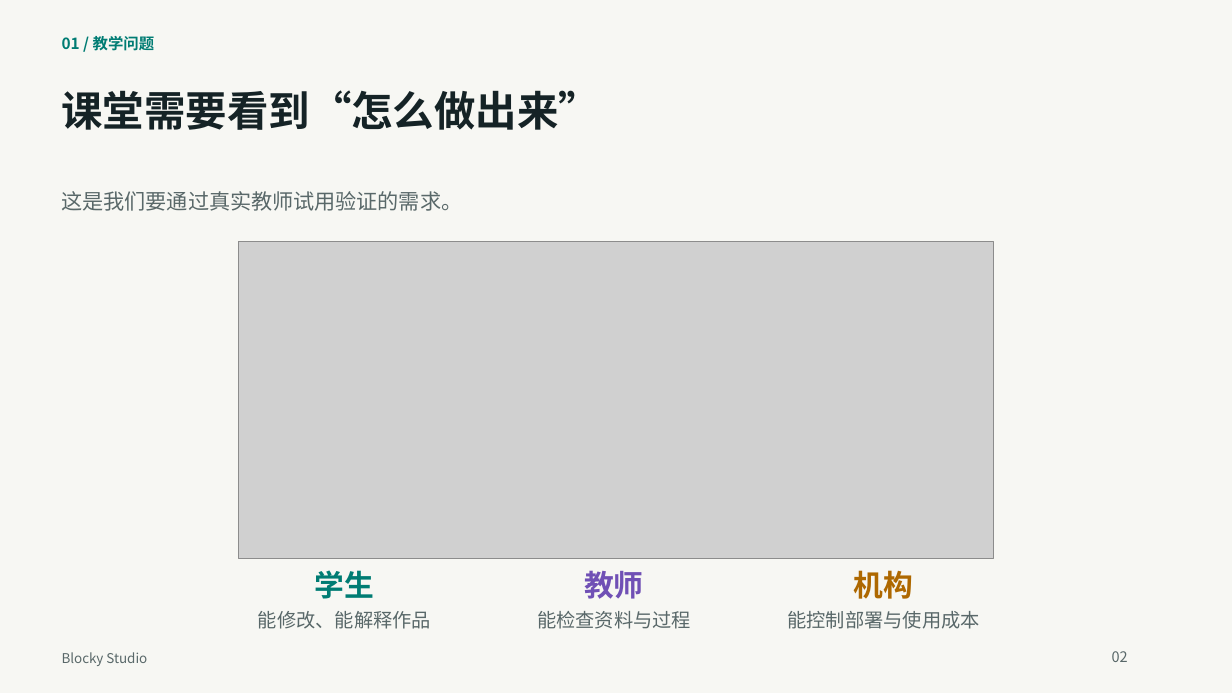
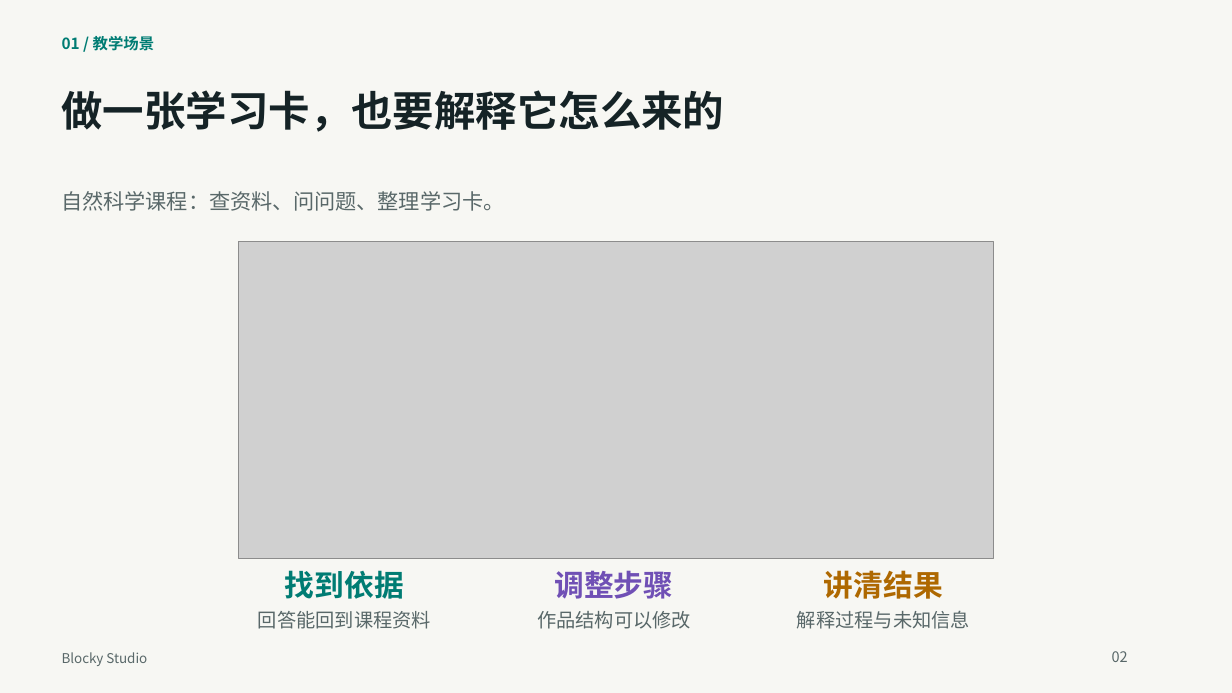
Before and after one commit to q2955161835-debug/Blocky-AI, a slide deck: slide 2 of doc/交付/2026-10-03-答辩与商业计划书/Blocky-Studio-新版答辩-2026-10-03.pptx. Drawn at 1232x693 pixels with LibreOffice and Linux fonts; fonts in the diff are those of the drawing; grey boxes stand for pictures. Boxes give left, top, right and bottom in pixels: in the first picture for what was removed or moved away, otherwise in the second. Text is boxed around its words. In the diff, an @@ line names an element or a change of style, - is before the commit and + after.

```diff
--- a/doc/交付/2026-10-03-答辩与商业计划书/Blocky-Studio-新版答辩-2026-10-03.pptx
+++ b/doc/交付/2026-10-03-答辩与商业计划书/Blocky-Studio-新版答辩-2026-10-03.pptx
@@ text at (62, 36, 155, 51): text changed @@
-01 / 教学问题
+01 / 教学场景
@@ text at (62, 90, 725, 132): text changed @@
-课堂需要看到“怎么做出来”
+做一张学习卡，也要解释它怎么来的
@@ text at (62, 191, 505, 211): text changed @@
-这是我们要通过真实教师试用验证的需求。
+自然科学课程：查资料、问问题、整理学习卡。
@@ text at (285, 570, 404, 599): text changed @@
-学生
+找到依据
@@ text at (554, 570, 673, 599): text changed @@
-教师
+调整步骤
@@ text at (824, 570, 943, 599): text changed @@
-机构
+讲清结果
@@ text at (258, 611, 431, 629): text changed @@
-能修改、能解释作品
+回答能回到课程资料
@@ text at (537, 611, 691, 629): text changed @@
-能检查资料与过程
+作品结构可以修改
@@ text at (797, 610, 970, 629): text changed @@
-能控制部署与使用成本
+解释过程与未知信息
```
Also in this commit, not shown: 8 other slides changed, 4 slides added, 4 slides removed, 16 other files.
